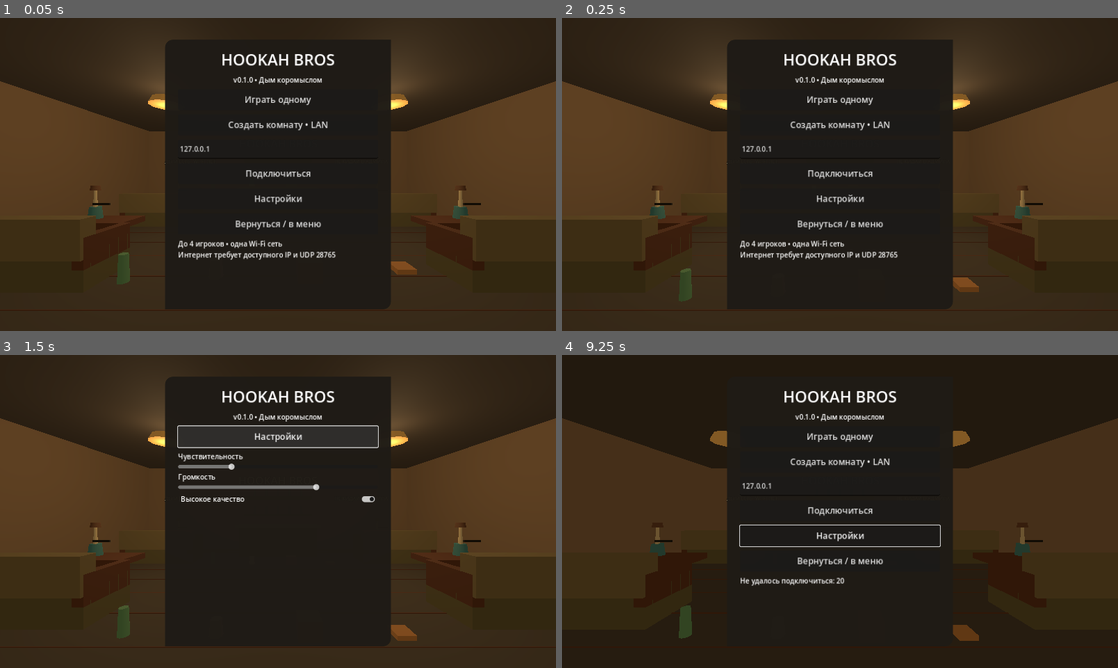
Above: before the commit, frames 1-4 (two rows, left to right).
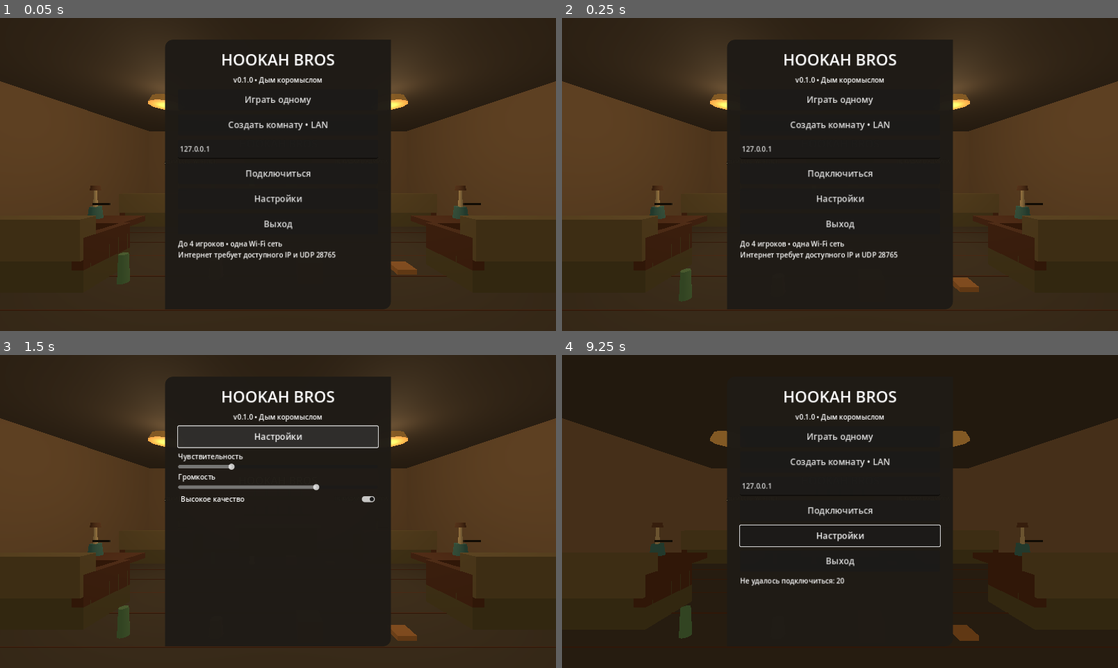
Above: after the commit, the same moments.

Repository: supportkadi-sudo/-
Game: Godot game, scene res://scenes/main.tscn
Two runs of this game, one before a commit and one after it. Both use one fixed random seed, a clock stepped at 60 frames per second and the inputs below.
Inputs (mouse positions are in pixels of both pictures, inside the frame that each line leads up to):
- Up to frame 1 (0.05 s): no input
- Up to frame 2 (0.25 s): no input
- Up to frame 3 (1.5 s): click "Подключиться" at 0.5 s; click "Настройки" at 1.25 s
- Up to frame 4 (9.25 s): click "Высокое качество" at 2 s; tap Enter at 2.75, 4.25, 5.75 s; move the mouse to (962, 495) at 2.77 s; hold D (move_right) 2.78-3.5 s; tap F (use) at 2.85, 4.55, 5.85, 7.55, 8.85 s; click (962, 495) at 2.92 s; tap Space (jump) at 3.02, 3.5, 5, 6.02, 6.5, 9.02 s; drag from (728, 527) to (812, 574) at 3.52 s; move the mouse to (895, 442) at 4.27 s; hold D (move_right) 4.28-5 s; tap Q (throw) at 4.35, 7.35 s; drag from (812, 574) to (673, 464) at 5.02 s; move the mouse to (1006, 558) at 5.77 s; hold A (move_left) 5.78-6.5 s; tap Escape (pause) at 6.4 s; drag from (673, 464) to (756, 433) at 6.52 s; move the mouse to (867, 511) at 7.27 s; hold S (move_back) 7.28-8 s; click (867, 511) at 7.42 s; drag from (756, 433) to (728, 527) at 8.02 s; move the mouse to (962, 495) at 8.77 s; hold W (move_forward) from 8.78 s (still down)

The runs differ from the first frame. In frame 1, 0.2% of the frame differs, in the area x 42-58%, y 64-68%; in frame 2, 0.2%; in frame 3, nothing differs; in frame 4, 0.2%.

Commit message:
Polish pause/settings and sound, expand physics tests and gate prototype release

Diff:
--- a/scripts/ui.gd
+++ b/scripts/ui.gd
@@ -23,6 +23,10 @@
 var playing := false
 var paused := false
 var joystick: Control
+var solo_button: Button
+var host_button: Button
+var join_button: Button
+var exit_button: Button
 
 func _ready() -> void:
     var cfg := ConfigFile.new()
@@ -62,17 +66,21 @@
     subtitle.text = "v0.1.0 • Дым коромыслом"
     subtitle.horizontal_alignment = HORIZONTAL_ALIGNMENT_CENTER
     column.add_child(subtitle)
-    button(column,"Играть одному",func(): solo.emit())
-    button(column,"Создать комнату • LAN",func(): host.emit())
+    solo_button = button(column,"Играть одному",func():
+        if playing:
+            toggle_pause()
+        else:
+            solo.emit())
+    host_button = button(column,"Создать комнату • LAN",func(): host.emit())
     ip = LineEdit.new()
     ip.placeholder_text = "IP хоста, например 192.168.1.5"
     ip.text = "127.0.0.1"
     ip.custom_minimum_size.y = 44
     column.add_child(ip)
-    button(column,"Подключиться",func(): join.emit(ip.text.strip_edges()))
+    join_button = button(column,"Подключиться",func(): join.emit(ip.text.strip_edges()))
     var settings_button := button(column,"Настройки",_toggle_settings)
     settings_button.name = "SettingsButton"
-    button(column,"Вернуться / в меню",func():
+    exit_button = button(column,"Выход",func():
         if playing:
             leave.emit()
         else:
@@ -158,6 +166,15 @@
         if child == settings or child.get_index() < 2 or child.name == "SettingsButton":
             continue
         child.visible = not settings.visible
+    if not settings.visible:
+        _refresh_menu()
+
+func _refresh_menu() -> void:
+    solo_button.text = "Продолжить" if playing else "Играть одному"
+    host_button.visible = not playing
+    join_button.visible = not playing
+    ip.visible = not playing
+    exit_button.text = "В главное меню" if playing else "Выход"
 
 func save() -> void:
     var cfg := ConfigFile.new()
@@ -181,6 +198,7 @@
     paused=false
     if settings.visible:
         _toggle_settings()
+    _refresh_menu()
     menu.visible=not value
     hud.visible=value
     reset_touch()
--- a/scripts/world.gd
+++ b/scripts/world.gd
@@ -1,5 +1,6 @@
 extends Node3D
 # Procedural original geometry: no external assets or licensing dependencies.
+var bubble: AudioStreamWAV
 var props: Array[RigidBody3D] = []
 var hookahs: Array[StaticBody3D] = []
 var spawns := [Vector3(-1.8, 0.1, 3.8), Vector3(-0.6, 0.1, 3.8), Vector3(0.6, 0.1, 3.8), Vector3(1.8, 0.1, 3.8)]
@@ -56,6 +57,18 @@
     add_child(label)
 
 func _ready() -> void:
+    bubble = AudioStreamWAV.new()
+    bubble.format = AudioStreamWAV.FORMAT_16_BITS
+    bubble.mix_rate = 22050
+    var audio := PackedByteArray()
+    audio.resize(22050)
+    for i in range(11025):
+        var t := float(i)/22050.0
+        var envelope := sin(PI*float(i)/11025.0)
+        var wave := sin(TAU*(140.0*t+sin(t*35.0)*0.7))*sin(t*70.0)
+        var sample := int(wave*envelope*3800.0)
+        audio.encode_s16(i*2,sample)
+    bubble.data=audio
     var brown := Color(0.27, 0.17, 0.12)
     var wall := Color(0.38, 0.31, 0.23)
     box(Vector3(0,-0.2,0), Vector3(14,0.4,12), Color(0.22,0.20,0.17))
@@ -158,6 +171,13 @@
 func smoke(pos: Vector3) -> void:
     if DisplayServer.get_name() == "headless":
         return
+    var sound := AudioStreamPlayer3D.new()
+    sound.stream=bubble
+    sound.position=pos
+    sound.unit_size=3.0
+    add_child(sound)
+    sound.play()
+    sound.finished.connect(sound.queue_free)
     var particles := CPUParticles3D.new()
     particles.position = pos
     particles.amount = 14
--- a/tests/configure_android.gd
+++ b/tests/configure_android.gd
@@ -19,5 +19,6 @@
     settings.set_setting("export/android/debug_keystore", OS.get_environment("HOME").path_join(".android/debug.keystore"))
     settings.set_setting("export/android/debug_keystore_user", "androiddebugkey")
     settings.set_setting("export/android/debug_keystore_pass", "android")
+    settings.save()
     print("ANDROID_EXPORT_SETTINGS_OK sdk=", sdk, " java=", java)
     quit(0)
--- a/tests/gameplay.gd
+++ b/tests/gameplay.gd
@@ -55,6 +55,46 @@
     check(main._action(1,"use"),"hookah smoke event")
     await wait(0.25)
     check(not main._action(1,"use"),"hookah cooldown")
+    # Independent multitouch fingers: movement and look must coexist.
+    var left := InputEventScreenTouch.new()
+    left.index=0
+    left.position=Vector2(120,560)
+    left.pressed=true
+    main.ui._unhandled_input(left)
+    var right := InputEventScreenTouch.new()
+    right.index=1
+    right.position=Vector2(800,350)
+    right.pressed=true
+    main.ui._unhandled_input(right)
+    var move := InputEventScreenDrag.new()
+    move.index=0
+    move.position=Vector2(180,560)
+    main.ui._unhandled_input(move)
+    var look := InputEventScreenDrag.new()
+    look.index=1
+    look.relative=Vector2(40,10)
+    main.ui._unhandled_input(look)
+    check(main.ui.move_axis.x>0.5 and main.ui.look_delta.x>0,"multitouch movement and look coexist")
+    left.pressed=false
+    main.ui._input(left)
+    check(main.ui.move_axis==Vector2.ZERO and main.ui.look_finger==1,"release movement preserves look finger")
+    main.ui.reset_touch()
+    var config := ConfigFile.new()
+    check(config.load("user://settings.cfg")==OK,"settings persisted")
+    # Physics collision: held item sweeps before a wall; player stays within room bounds.
+    p.position=Vector3(0,0,-5.3)
+    p.rotation.y=0
+    p.camera.rotation=Vector3.ZERO
+    main.holders[0]=1
+    prop.freeze=true
+    await physics_frame
+    await physics_frame
+    check(prop.position.z>-5.8,"held item stops before wall")
+    main.holders[0]=0
+    for tick in range(25):
+        p.accept_input(Vector2(0,-1),0,0,false)
+        await physics_frame
+    check(p.position.z>-5.55,"host physics blocks walking through wall")
     main.ui.toggle_pause()
     check(main.ui.paused,"pause opens menu")
     main.ui.reset_touch()
Not shown, changed: .github/workflows/android.yml
Not shown, changed: README.md
Not shown, added: docs/ARCHITECTURE.md
Not shown, added: docs/RELEASE-v0.1.0.md
Not shown, changed: tests/test_project.py
